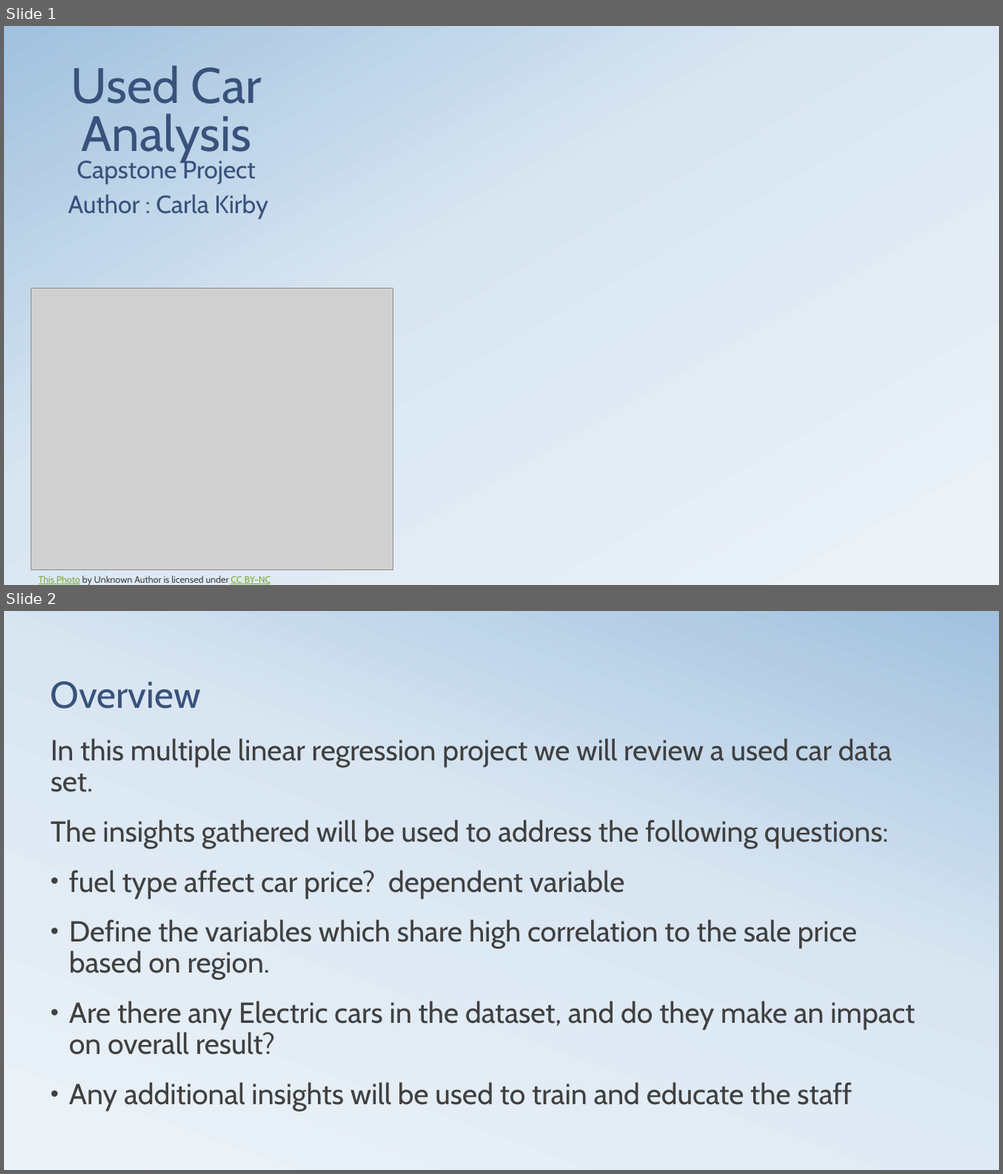
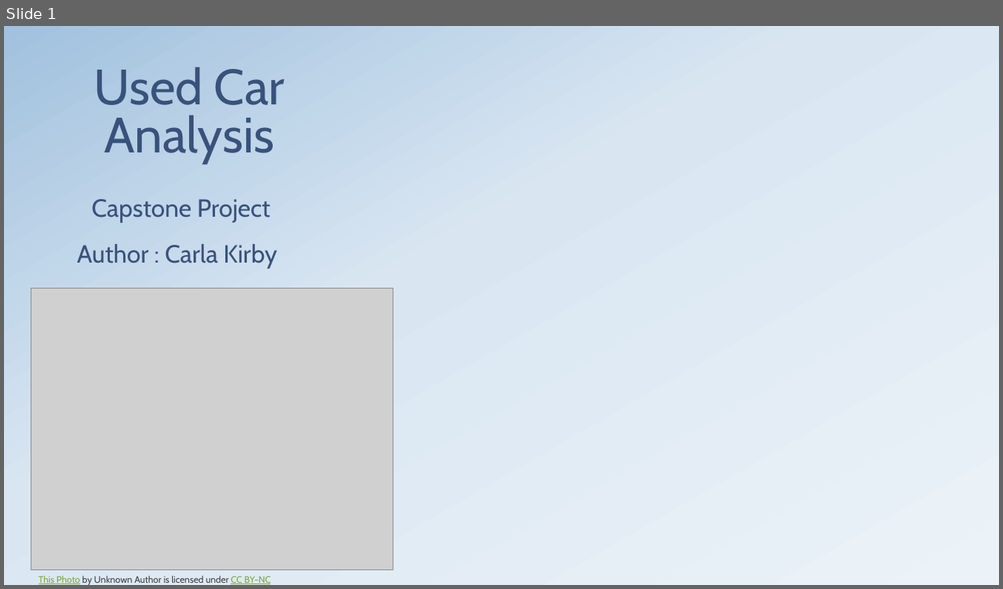
Before and after one commit to githosted/CAPSTONE, a slide deck: Capstone.pptx. Shown one above the other, each under a label of ours: slides 1 and 2 before the commit, slide 1 after it. The pictures are 1003x1174 and 1003x589 pixels, drawn with LibreOffice and Linux fonts; fonts in the diff are those of the drawing; grey boxes stand for pictures; background and template pictures are left out. Boxes give left, top, right and bottom in pixels: in the first picture for what was removed or moved away, otherwise in the second. Text is boxed around its words. In the diff, an @@ line names an element or a change of style, - is before the commit and + after.

```diff
--- a/Capstone.pptx
+++ b/Capstone.pptx
@@ slide 2 removed at (4,611,999,1170), background gradient #ECF3F8 to #D9E6F2 to #A1C1DE @@
@@ title removed at (51,681,201,709) @@
-Overview
@@ text removed at (51,738,914,1112) @@
-In this multiple linear regression project we will review a used car data set.
-The insights gathered will be used to address the following questions:
-• fuel type affect car price? dependent variable
-• Define the variables which share high correlation to the sale price based on region.
-• Are there any Electric cars in the dataset, and do they make an impact on overall result?
-• Any additional insights will be used to train and educate the staff
@@ slide 1 changed as well @@
@@ title "Used Car Analysis": place and size @@
-title "Used Car Analysis" at (71,65,262,163)
+title "Used Car Analysis" at (94,67,284,164)
@@ text "Capstone Project" rewrapped from (77,158,256,184) to (91,199,270,223) @@
@@ subtitle "Author : Carla Kirby": place and size @@
-subtitle "Author : Carla Kirby" at (68,195,268,219)
+subtitle "Author : Carla Kirby" at (77,244,277,269)
```
Also in this commit, not shown: 4 other slides changed, 3 slides added, 2 other slides removed, 3 other files.
